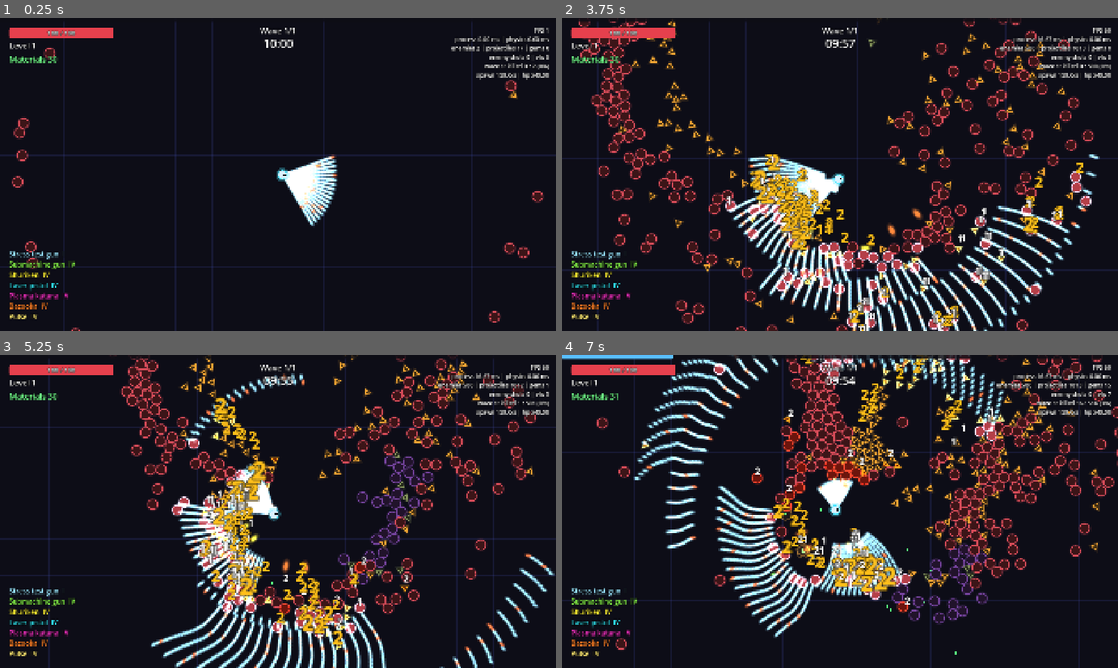
Above: before the commit, frames 1-4 (two rows, left to right).
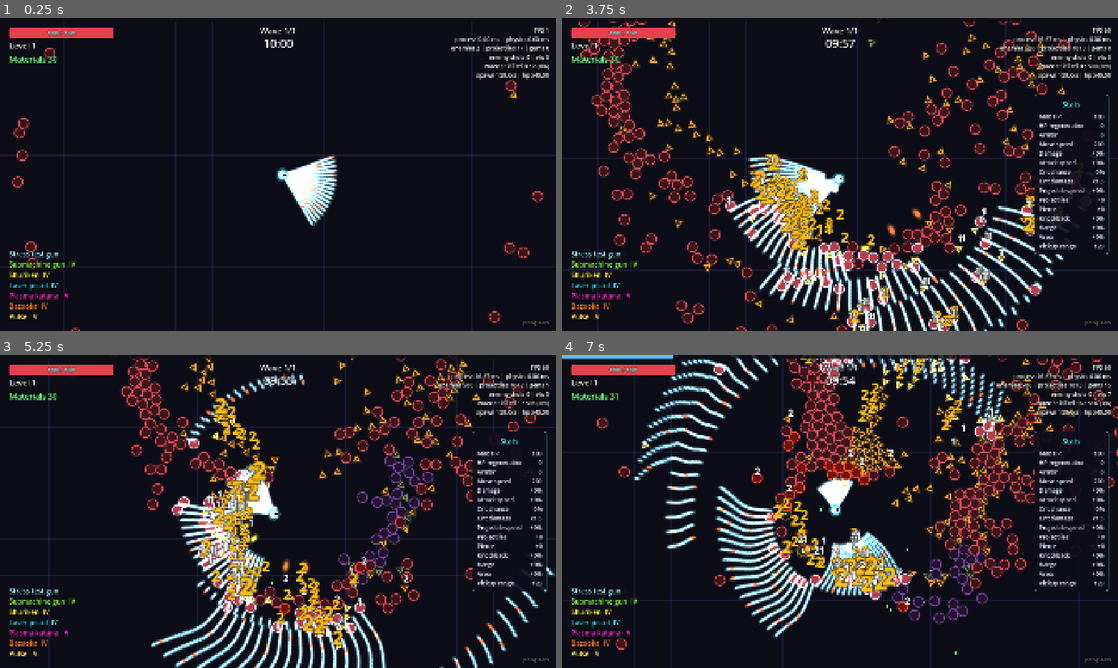
Above: after the commit, the same moments.

Repository: Mowgli2000/survivor-game
Game: Godot game, scene res://src/debug/stress_test.tscn
Same seed, same stepped clock (60 frames per second), same inputs: the game is played once before the commit and once after it. This scene is started directly instead of the project's main scene.
Inputs (mouse positions are in pixels of both pictures, inside the frame that each line leads up to):
- Up to frame 1 (0.25 s): no input
- Up to frame 2 (3.75 s): tap Enter at 0.5 s; move the mouse to (962, 158) at 0.52 s; hold D (move_right) 0.53-1.25 s; hold Tab (show_stats, bound only after the commit) 0.53-1.25 s; click (962, 158) at 0.67 s; drag from (728, 190) to (812, 237) at 1.27 s; move the mouse to (895, 105) at 2.02 s; hold D (move_right) 2.03-2.75 s; hold Shift 2.03-2.75 s; click (895, 105) at 2.17 s; tap Tab (show_stats, bound only after the commit) at 2.3 s; drag from (812, 237) to (673, 127) at 2.77 s; move the mouse to (1006, 221) at 3.52 s; hold A (move_left) from 3.53 s (still down); hold Tab (show_stats, bound only after the commit) from 3.53 s (still down); tap Ctrl at 3.6 s; click (1006, 221) at 3.67 s
- Up to frame 3 (5.25 s): release A (move_left) at 4.25 s; release Tab (show_stats, bound only after the commit) at 4.25 s; drag from (111, 464) to (194, 433) at 4.27 s; move the mouse to (305, 511) at 5.02 s; hold S (move_down) from 5.03 s (still down); hold Tab (show_stats, bound only after the commit) from 5.03 s (still down); click (305, 511) at 5.17 s
- Up to frame 4 (7 s): release S (move_down) at 5.75 s; release Tab (show_stats, bound only after the commit) at 5.75 s; drag from (756, 433) to (728, 527) at 5.77 s; move the mouse to (962, 495) at 6.52 s; hold W (move_up) from 6.53 s (still down); hold Tab (show_stats, bound only after the commit) from 6.53 s (still down); tap Alt at 6.6 s; click (962, 495) at 6.67 s

The runs differ from the first frame. In frame 1, less than 0.1% of the frame differs, in the area x 94-99%, y 96-99%; in frame 2, 2.4%; in frame 3, 2.2%; in frame 4, 2.5%, in the area x 85-99%, y 24-99%.

Commit message:
feat: stats panel (shop + hold Tab), late-wave enemy ramp, fewer materials late
- Stats panel in the shop and in game while holding show_stats (Tab / Select)
- Spawn rate curve: ~3/s at wave 5, ~7/s at 10, ~15/s at 15, 24/s at 20; cap 500
- Materials per XP drop from 100% (wave 1) to 60% (wave 20); XP unchanged
- HUD materials label refreshed once per frame (stress test regression)

Co-Authored-By: Claude Opus 5.5 <noreply@anthropic.com>

Diff:
--- a/data/stages/default.tres
+++ b/data/stages/default.tres
@@ -102,11 +102,14 @@
 duration_last = 60.0
 final_wave_duration = 90.0
 spawn_rate_first = 1.5
-spawn_rate_last = 10.0
+spawn_rate_last = 24.0
+spawn_rate_curve = 1.8
 hp_multiplier_first = 1.0
 hp_multiplier_last = 3.0
+material_rate_first = 1.0
+material_rate_last = 0.6
 spawn_pool = Array[ExtResource("2_entry")]([SubResource("Entry_grunt"), SubResource("Entry_runner"), SubResource("Entry_shooter"), SubResource("Entry_tank")])
-max_enemies = 400
+max_enemies = 500
 spawn_distance = 1150.0
 heal_between_waves = 1.0
 elite_hp_multiplier = 5.0
--- a/localization/strings.csv
+++ b/localization/strings.csv
@@ -93,3 +93,5 @@
 UI_SHOP_SELL,Sell (+%d),Vendre (+%d)
 UI_SHOP_MERGE,Merge,Fusionner
 UI_SHOP_ITEMS,Items:,Objets :
+UI_STATS,Stats,Statistiques
+UI_STATS_HINT,[Tab] Stats,[Tab] Statistiques
--- a/project.godot
+++ b/project.godot
@@ -96,6 +96,12 @@
 "events": [Object(InputEventKey,"resource_local_to_scene":false,"resource_name":"","device":-1,"window_id":0,"alt_press …(195 unchanged characters)…
 ]
 }
+show_stats={
+"deadzone": 0.5,
+"events": [Object(InputEventKey,"resource_local_to_scene":false,"resource_name":"","device":-1,"window_id":0,"alt_pressed":false,"shift_pressed":false,"ctrl_pressed":false,"meta_pressed":false,"pressed":false,"keycode":0,"physical_keycode":4194306,"key_label":0,"unicode":0,"location":0,"echo":false,"script":null)
+, Object(InputEventJoypadButton,"resource_local_to_scene":false,"resource_name":"","device":-1,"button_index":4,"pressure":0.0,"pressed":true,"script":null)
+]
+}
 
 [internationalization]
 
--- a/src/economy/wallet.gd
+++ b/src/economy/wallet.gd
@@ -5,6 +5,8 @@
 signal changed(amount: int)
 
 var amount: int = 0
+
+var _fraction: float = 0.0
 
 
 func add(value: int) -> void:
@@ -25,3 +27,13 @@
 	amount -= cost
 	changed.emit(amount)
 	return true
+
+
+## Adds `value * rate`, keeping the fractional part for the next call
+## (materials per pickup that drop below 1 over the run).
+func add_scaled(value: int, rate: float) -> void:
+	_fraction += value * rate
+	# Epsilon: 0.6 added ten times must give 6, not 5.999...
+	var whole := floori(_fraction + 0.0001)
+	_fraction -= whole
+	add(whole)
--- a/src/run/run.gd
+++ b/src/run/run.gd
@@ -132,7 +132,7 @@
 	add_child(wave_end_screen)
 	shop_screen = ShopScreen.new()
 	add_child(shop_screen)
-	shop_screen.setup(shop, state.wallet, inventory, player.weapons)
+	shop_screen.setup(shop, state.wallet, inventory, player.weapons, player.stats)
 	game_over_screen = GameOverScreen.new()
 	add_child(game_over_screen)
 
@@ -146,7 +146,7 @@
 	vfx.shake_requested.connect(player.camera.add_trauma)
 	player.damaged.connect(func(_amount: float) -> void: player.camera.add_trauma(PLAYER_HIT_SHAKE))
 	pickups.xp_collected.connect(progression.add_xp)
-	pickups.xp_collected.connect(state.wallet.add)
+	pickups.xp_collected.connect(_on_materials_collected)
 	player.died.connect(_on_player_died)
 	level_up_screen.offer_chosen.connect(_apply_offer)
 	level_up_screen.reroll_requested.connect(_on_level_up_reroll)
@@ -192,6 +192,11 @@
 	_resolve_level_ups()
 
 
+## XP pickups are also materials, fewer per pickup as the run goes on.
+func _on_materials_collected(amount: int) -> void:
+	state.wallet.add_scaled(amount, stage.material_rate_at(waves.wave))
+
+
 ## Balancing aid (debug builds): one line per wave in the output console.
 func _log_wave_stats(wave: int) -> void:
 	if not OS.is_debug_build():
--- a/src/ui/hud/hud.gd
+++ b/src/ui/hud/hud.gd
@@ -2,6 +2,7 @@
 extends CanvasLayer
 ## In-run HUD: XP bar (top), HP bar + level, pending level-ups and materials (top left),
 ## wave and wave countdown (top center), owned weapons with their tier (bottom left).
+## Holding `show_stats` (Tab / gamepad Select) shows the stats panel.
 ## Read-only: listens to signals and reads state, never changes it.
 
 var _weapons: WeaponHolder
@@ -11,6 +12,11 @@
 var _xp_bar: ProgressBar
 var _level_label: Label
 var _materials_label: Label
+## Materials to display; the label is refreshed once per frame (pickups can
+## change the amount many times per frame).
+var _materials: int = 0
+var _shown_materials: int = -1
+var _stats_panel: StatsPanel
 var _timer_label: Label
 var _wave_label: Label
 var _waves: WaveDirector
@@ -31,6 +37,7 @@
 	_on_leveled_up(progression.level)
 	wallet.changed.connect(_on_materials_changed)
 	_on_materials_changed(wallet.amount)
+	_stats_panel.setup(player.stats)
 	_weapons = player.weapons
 	_weapons.weapons_changed.connect(_refresh_weapons)
 	_refresh_weapons()
@@ -101,8 +108,30 @@
 	_weapons_box.add_theme_constant_override("separation", 2)
 	root.add_child(_weapons_box)
 
+	_stats_panel = StatsPanel.new()
+	_stats_panel.set_anchors_and_offsets_preset(Control.PRESET_CENTER_RIGHT)
+	_stats_panel.grow_horizontal = Control.GROW_DIRECTION_BEGIN
+	_stats_panel.grow_vertical = Control.GROW_DIRECTION_BOTH
+	_stats_panel.offset_right = -32
+	_stats_panel.visible = false
+	root.add_child(_stats_panel)
+
+	var hint := _make_label(18)
+	hint.text = "UI_STATS_HINT"
+	hint.add_theme_color_override("font_color", Color(1, 1, 1, 0.5))
+	hint.set_anchors_and_offsets_preset(Control.PRESET_BOTTOM_RIGHT)
+	hint.grow_horizontal = Control.GROW_DIRECTION_BEGIN
+	hint.grow_vertical = Control.GROW_DIRECTION_BEGIN
+	hint.offset_right = -24
+	hint.offset_bottom = -16
+	root.add_child(hint)
+
 
 func _process(_delta: float) -> void:
+	_stats_panel.visible = Input.is_action_pressed("show_stats")
+	if _materials != _shown_materials:
+		_shown_materials = _materials
+		_materials_label.text = "%s %d" % [tr("UI_MATERIALS"), _materials]
 	if _waves == null:
 		return
 	var seconds := ceili(_waves.time_left)
@@ -127,7 +156,7 @@
 
 
 func _on_materials_changed(amount: int) -> void:
-	_materials_label.text = "%s %d" % [tr("UI_MATERIALS"), amount]
+	_materials = amount
 
 
 func _on_xp_changed(xp: int, needed: int) -> void:
--- a/src/ui/shop/shop_screen.gd
+++ b/src/ui/shop/shop_screen.gd
@@ -1,7 +1,7 @@
 class_name ShopScreen
 extends CanvasLayer
 ## Between waves, after the level-ups: shop slots (buy, lock), reroll, owned
-## weapons (sell, merge), owned items, and the "Next wave" button.
+## weapons (sell, merge), owned items, player stats and the "Next wave" button.
 ## Reads Shop / Wallet / Inventory / WeaponHolder and only calls Shop's API.
 ## Keyboard/gamepad navigable; focus is restored after each rebuild.
 
@@ -18,6 +18,7 @@
 var _wallet: Wallet
 var _inventory: Inventory
 var _weapons: WeaponHolder
+var stats_panel: StatsPanel
 var _title: Label
 var _materials: Label
 var _cards: HBoxContainer
@@ -36,7 +37,9 @@
 var _controls: Dictionary[String, Control] = {}
 
 
-func setup(shop: Shop, wallet: Wallet, inventory: Inventory, weapons: WeaponHolder) -> void:
+func setup(shop: Shop, wallet: Wallet, inventory: Inventory, weapons: WeaponHolder,
+		stats: StatBlock) -> void:
+	stats_panel.setup(stats)
 	_shop = shop
 	_wallet = wallet
 	_inventory = inventory
@@ -60,7 +63,13 @@
 
 	var box := VBoxContainer.new()
 	box.add_theme_constant_override("separation", 24)
-	center.add_child(box)
+	var row := HBoxContainer.new()
+	row.add_theme_constant_override("separation", 40)
+	center.add_child(row)
+	row.add_child(box)
+	stats_panel = StatsPanel.new()
+	stats_panel.size_flags_vertical = Control.SIZE_SHRINK_CENTER
+	row.add_child(stats_panel)
 
 	var header := HBoxContainer.new()
 	header.add_theme_constant_override("separation", 48)
--- /dev/null
+++ b/src/ui/stats/stats_panel.gd
@@ -0,0 +1,104 @@
+class_name StatsPanel
+extends PanelContainer
+## Current player stats, one line per stat (StatIds order): bonus percent for
+## multipliers, value otherwise. Green above the base value, red below.
+## Read-only: listens to StatBlock.changed. Used by the shop and the HUD (Tab).
+
+## Stats stored as multipliers (1.0 = +0 %): shown as a bonus percent.
+const MULTIPLIER_STATS: Array[StringName] = [StatIds.DAMAGE, StatIds.ATTACK_SPEED,
+	StatIds.PROJECTILE_SPEED, StatIds.KNOCKBACK, StatIds.RANGE, StatIds.AREA]
+const BETTER := Color(0.45, 1.0, 0.55)
+const WORSE := Color(1.0, 0.4, 0.4)
+const NEUTRAL := Color(0.92, 0.94, 1.0)
+
+var _stats: StatBlock
+var _grid: GridContainer
+var _values: Dictionary[StringName, Label] = {}
+
+
+func _init() -> void:
+	mouse_filter = Control.MOUSE_FILTER_IGNORE
+	var style := StyleBoxFlat.new()
+	style.bg_color = Color(0.05, 0.05, 0.1, 0.92)
+	style.border_color = Color(0.4, 0.95, 1.0, 0.6)
+	style.set_border_width_all(2)
+	style.set_corner_radius_all(10)
+	style.set_content_margin_all(16)
+	add_theme_stylebox_override("panel", style)
+
+	var box := VBoxContainer.new()
+	box.add_theme_constant_override("separation", 10)
+	add_child(box)
+	var title := Label.new()
+	title.text = "UI_STATS"
+	title.horizontal_alignment = HORIZONTAL_ALIGNMENT_CENTER
+	title.add_theme_font_size_override("font_size", 26)
+	title.add_theme_color_override("font_color", Color(0.4, 0.95, 1.0))
+	box.add_child(title)
+	_grid = GridContainer.new()
+	_grid.columns = 2
+	_grid.add_theme_constant_override("h_separation", 24)
+	_grid.add_theme_constant_override("v_separation", 4)
+	box.add_child(_grid)
+
+
+func setup(stats: StatBlock) -> void:
+	_stats = stats
+	for stat: StringName in StatIds.DEFAULTS:
+		var name_label := _label(NEUTRAL)
+		name_label.text = StatIds.localization_key(stat)
+		_grid.add_child(name_label)
+		var value_label := _label(NEUTRAL)
+		value_label.horizontal_alignment = HORIZONTAL_ALIGNMENT_RIGHT
+		_grid.add_child(value_label)
+		_values[stat] = value_label
+		_refresh(stat)
+	stats.changed.connect(_refresh)
+
+
+func line_count() -> int:
+	return _values.size()
+
+
+func value_text(stat: StringName) -> String:
+	return _values[stat].text
+
+
+static func format_value(stat: StringName, value: float) -> String:
+	if stat in MULTIPLIER_STATS:
+		return "%+d%%" % roundi((value - 1.0) * 100.0)
+	if stat in StatIds.SHOWN_AS_PERCENT:
+		return "%d%%" % roundi(value * 100.0)
+	if stat == StatIds.CRIT_DAMAGE:
+		return "x" + _short(value)
+	if stat in StatIds.INTEGER_STATS:
+		return "%+d" % roundi(value)
+	return _short(value)
+
+
+static func _short(value: float) -> String:
+	if is_equal_approx(value, roundf(value)):
+		return "%d" % roundi(value)
+	return "%.1f" % value
+
+
+func _refresh(stat: StringName) -> void:
+	if not _values.has(stat):
+		return
+	var value := _stats.get_value(stat)
+	var base := _stats.get_base(stat)
+	var label := _values[stat]
+	label.text = format_value(stat, value)
+	var color := NEUTRAL
+	if value > base + 0.0001:
+		color = BETTER
+	elif value < base - 0.0001:
+		color = WORSE
+	label.add_theme_color_override("font_color", color)
+
+
+func _label(color: Color) -> Label:
+	var label := Label.new()
+	label.add_theme_font_size_override("font_size", 20)
+	label.add_theme_color_override("font_color", color)
+	return label
--- a/src/waves/stage_data.gd
+++ b/src/waves/stage_data.gd
@@ -23,6 +23,11 @@
 @export var spawn_rate_last: float = 20.0
 @export var hp_multiplier_first: float = 1.0
 @export var hp_multiplier_last: float = 5.0
+## > 1: the spawn rate ramps up late (t^curve), 1 = linear.
+@export var spawn_rate_curve: float = 1.0
+## Materials per XP point collected (the XP itself is never reduced).
+@export var material_rate_first: float = 1.0
+@export var material_rate_last: float = 1.0
 
 @export_group("Spawning")
 @export var spawn_pool: Array[SpawnEntry] = []
@@ -59,7 +64,7 @@
 
 
 func spawn_rate_at(wave: int) -> float:
-	return lerpf(spawn_rate_first, spawn_rate_last, t_at(wave))
+	return lerpf(spawn_rate_first, spawn_rate_last, pow(t_at(wave), spawn_rate_curve))
 
 
 func hp_multiplier_at(wave: int) -> float:
@@ -72,3 +77,7 @@
 		if event != null and event.wave == wave:
 			result.append(event)
 	return result
+
+
+func material_rate_at(wave: int) -> float:
+	return lerpf(material_rate_first, material_rate_last, t_at(wave))
--- a/tests/smoke/test_run_smoke.gd
+++ b/tests/smoke/test_run_smoke.gd
@@ -167,6 +167,14 @@
 	assert_true(run.level_up_screen.visible)
 
 
+func test_shop_shows_the_stats_panel() -> void:
+	var run := _swap_run(true, false)
+	await wait_physics_frames(2)
+	await _end_wave()
+	assert_true(run.shop_screen.visible)
+	assert_true(run.shop_screen.stats_panel.is_visible_in_tree())
+
+
 func test_last_wave_wins_the_run() -> void:
 	var run := _swap_run(true, true)
 	await wait_physics_frames(2)
--- a/tests/unit/test_shop_screen.gd
+++ b/tests/unit/test_shop_screen.gd
@@ -57,7 +57,7 @@
 		offer.price = 10
 	_screen = ShopScreen.new()
 	add_child_autofree(_screen)
-	_screen.setup(_shop, _wallet, inventory, _weapons)
+	_screen.setup(_shop, _wallet, inventory, _weapons, stats)
 	_screen.open()
 	_screen._accept_after = 0
 
--- /dev/null
+++ b/tests/unit/test_stats_panel.gd
@@ -0,0 +1,37 @@
+extends GutTest
+## Stats panel texts: bonuses shown the way players read them.
+
+
+func before_each() -> void:
+	TranslationServer.set_locale("en")
+
+
+func test_multiplier_stats_show_the_bonus_percent() -> void:
+	assert_eq(StatsPanel.format_value(StatIds.DAMAGE, 1.23), "+23%")
+	assert_eq(StatsPanel.format_value(StatIds.ATTACK_SPEED, 0.9), "-10%")
+	assert_eq(StatsPanel.format_value(StatIds.AREA, 1.0), "+0%")
+
+
+func test_other_stats_show_their_value() -> void:
+	assert_eq(StatsPanel.format_value(StatIds.CRIT_CHANCE, 0.12), "12%")
+	assert_eq(StatsPanel.format_value(StatIds.CRIT_DAMAGE, 1.5), "x1.5")
+	assert_eq(StatsPanel.format_value(StatIds.PROJECTILE_COUNT, 2.0), "+2")
+	assert_eq(StatsPanel.format_value(StatIds.MAX_HP, 115.0), "115")
+	assert_eq(StatsPanel.format_value(StatIds.HP_REGEN, 1.5), "1.5")
+
+
+func test_panel_lists_every_stat_and_follows_changes() -> void:
+	var stats := StatBlock.from_defaults()
+	var panel := StatsPanel.new()
+	add_child_autofree(panel)
+	panel.setup(stats)
+	assert_eq(panel.line_count(), StatIds.DEFAULTS.size())
+	var bonus := StatModifier.new()
+	bonus.stat = StatIds.DAMAGE
+	bonus.percent = 0.2
+	stats.add_modifier(bonus)
+	assert_eq(panel.value_text(StatIds.DAMAGE), "+20%")
+
+
+func test_stats_action_exists() -> void:
+	assert_true(InputMap.has_action("show_stats"))
--- a/tests/unit/test_wallet.gd
+++ b/tests/unit/test_wallet.gd
@@ -26,3 +26,12 @@
 	assert_eq(wallet.amount, 0)
 	assert_false(wallet.spend(-1))
 	assert_eq(wallet.amount, 0)
+
+
+func test_scaled_amounts_keep_their_fraction() -> void:
+	var wallet := Wallet.new()
+	for i in 10:
+		wallet.add_scaled(1, 0.6)
+	assert_eq(wallet.amount, 6, "0.6 x 10 pickups = 6, nothing lost to rounding")
+	wallet.add_scaled(5, 1.0)
+	assert_eq(wallet.amount, 11)
--- a/tests/unit/test_waves.gd
+++ b/tests/unit/test_waves.gd
@@ -263,3 +263,21 @@
 	assert_true(enemies.has_living_boss())
 	boss.hp = 0.0
 	assert_false(enemies.has_living_boss(), "a dead boss does not count")
+
+
+func test_spawn_rate_curve_ramps_up_late() -> void:
+	var stage := _stage(20)
+	stage.spawn_rate_last = 24.0
+	stage.spawn_rate_curve = 1.8
+	assert_almost_eq(stage.spawn_rate_at(1), 1.5, 0.001)
+	assert_almost_eq(stage.spawn_rate_at(20), 24.0, 0.001)
+	assert_lt(stage.spawn_rate_at(5), 3.5, "early waves barely change")
+	assert_gt(stage.spawn_rate_at(15), 13.0, "late waves get crowded")
+
+
+func test_material_rate_drops_over_the_run() -> void:
+	var stage := _stage(20)
+	stage.material_rate_first = 1.0
+	stage.material_rate_last = 0.6
+	assert_almost_eq(stage.material_rate_at(1), 1.0, 0.001)
+	assert_almost_eq(stage.material_rate_at(20), 0.6, 0.001)
Not shown, added: src/ui/stats/stats_panel.gd.uid
Not shown, added: tests/unit/test_stats_panel.gd.uid
